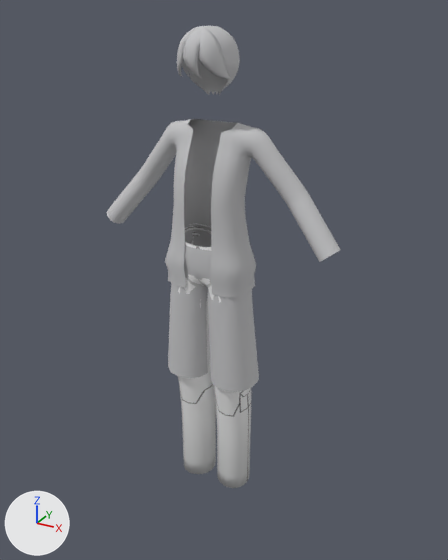
Two versions of the FBX model Graffiti_Crew/Assets/04.Model/NPC/npc_male.fbx, one commit apart.
One viewpoint serves both versions: a camera (50 mm lens) standing at (1.003, -1.71, 1.85) and looking at (0.038, 0.045, 0.973). The axes (+X, +Y, +Z) are drawn at lower left. The lights are the same throughout. Where no turn or scale is listed for an object, it has been applied to the vertices.

The first picture shows 'bottom_01', 'bottom_02', 'bottom_03', 'hair_01', 'top_01'.
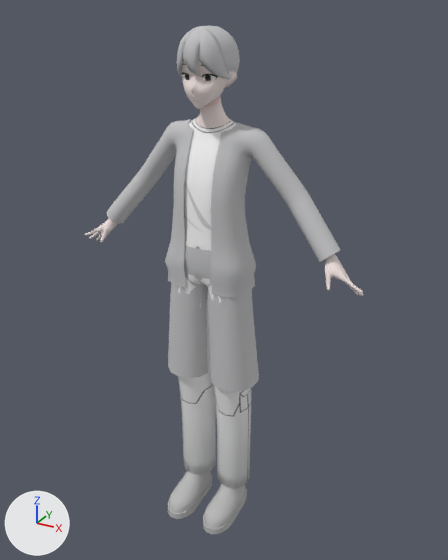
What differs and where, as boxes [x1, y1, x2, y2] in the pictures (448 x 560 px):
'body_standadrd', added: after [85, 57, 364, 296]
'shoes', added: after [168, 471, 247, 534]

The change in detail:
Picture 'stan_male.psd' (img_stan_male_psd) is new.
Material '03 - Default' (mat_03___default_1) is new.
Its base color is (0.5, 0.5, 0.5) (grey #bcbcbc).
Its roughness is 0.0.
Material 'Material #35' (mat_material__35) is new.
Its texture is img_stan_male_psd.
Its roughness is 0.0.
Mesh me_mesh_004_1 is new.
It has 522 vertices, 532 faces and spans x -0.137..0.141, y -0.162..0.107, z 0.0..0.128.
It uses material mat_03___default_1 (grey #bcbcbc).
Mesh me_mesh_1 is new.
It has 4277 vertices, 4268 faces and spans x -0.55..0.55, y -0.09..0.12, z 0.07..1.77.
It uses material mat_material__35 (picture img_stan_male_psd).
Object 'shoes' (ob_shoes) is new; it shows me_mesh_004_1.
Its location is (0.0, 0.0, 0.0).
Object 'body_standadrd' (ob_body_standadrd) is new; it shows me_mesh_1.
Its location is (0.0, 0.0, 0.0).
